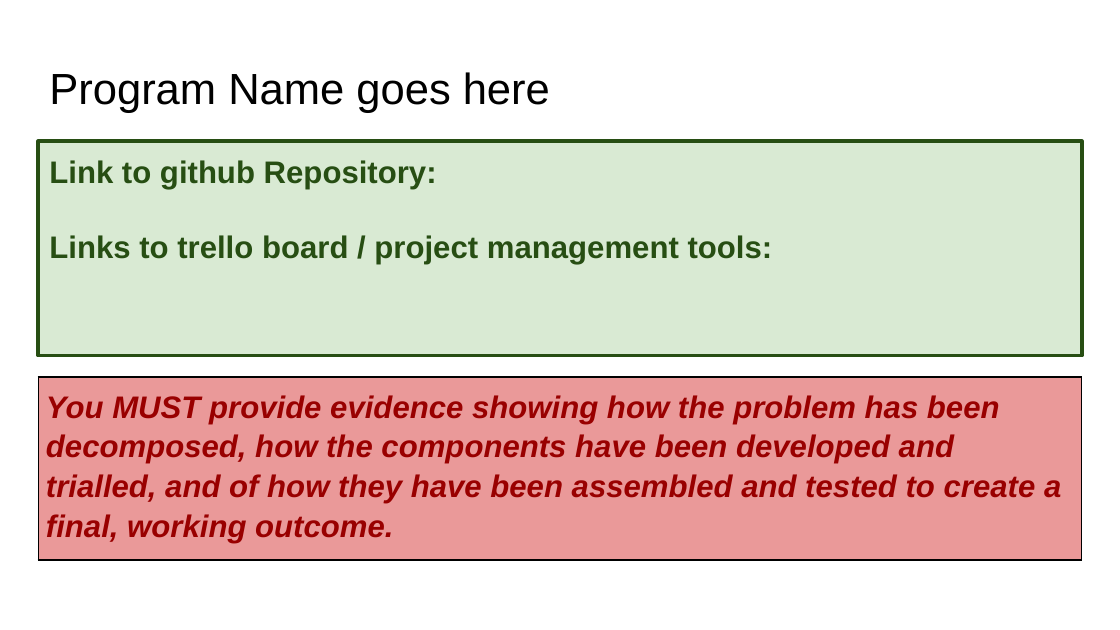
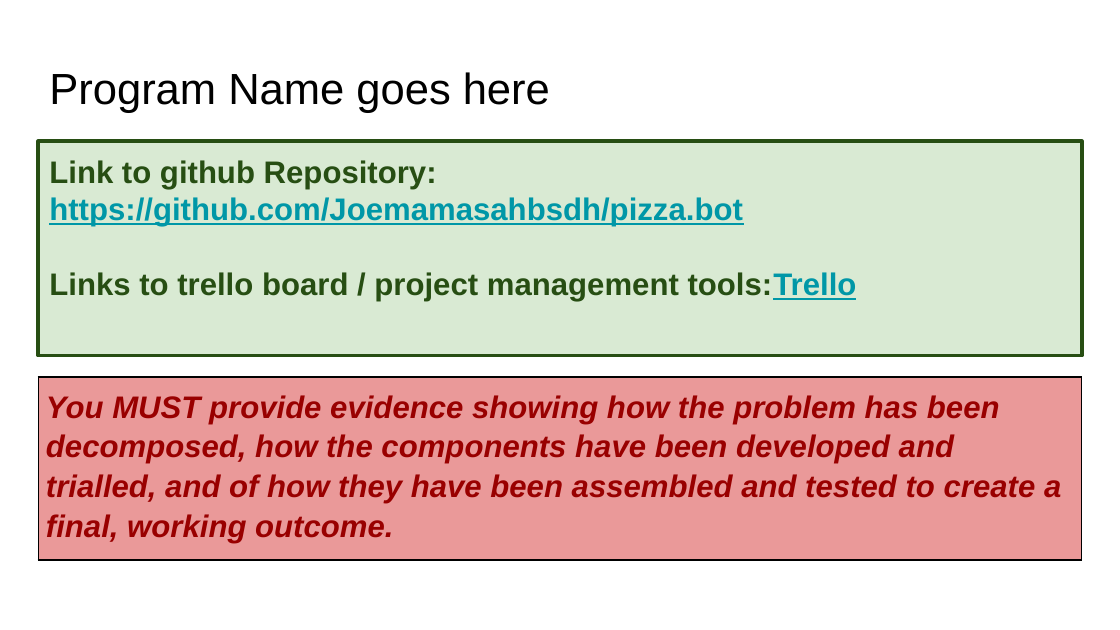
Before and after one commit to Joemamasahbsdh/pizza.bot, a slide deck: slide 1 of 022_91893+_+91897+Documentation.pptx. Drawn at 1120x630 pixels with LibreOffice and Linux fonts; fonts in the diff are those of the drawing. Boxes give left, top, right and bottom in pixels: in the first picture for what was removed or moved away, otherwise in the second. Text is boxed around its words. In the diff, an @@ line names an element or a change of style, - is before the commit and + after.

```diff
--- a/022_91893+_+91897+Documentation.pptx
+++ b/022_91893+_+91897+Documentation.pptx
@@ text at (49,160,857,301): text changed @@
-Link to github Repository:
-Links to trello board / project management tools:
+Link to github Repository: https://github.com/Joemamasahbsdh/pizza.bot
+Links to trello board / project management tools:Trello
```
Also in this commit, not shown: 3 other slides changed, 1 other file.
